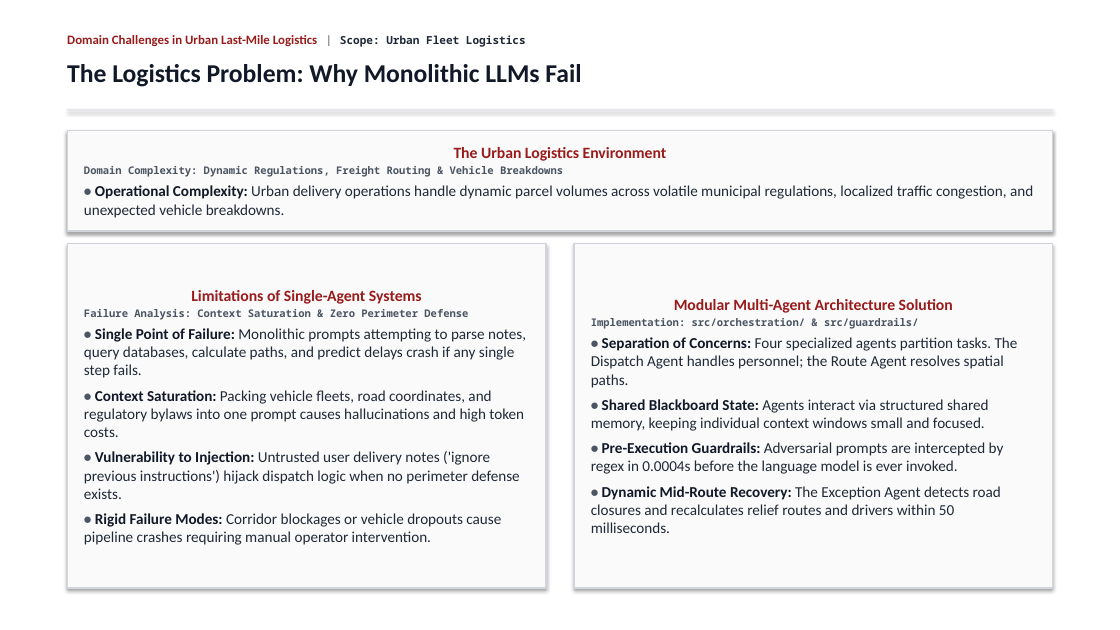
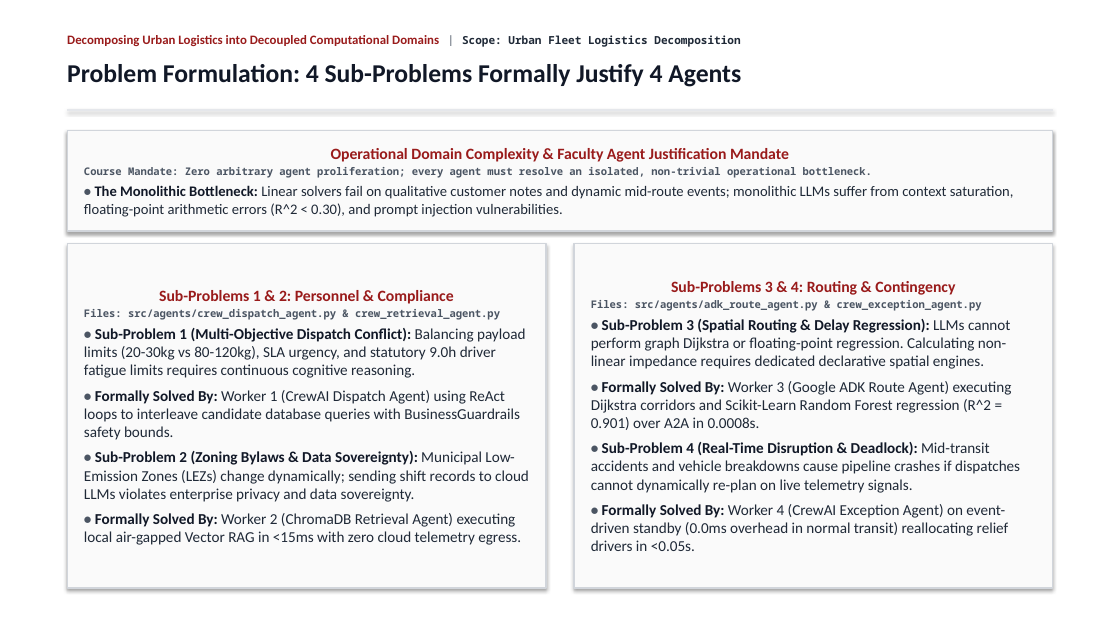
Before and after one commit to Akshat5091/DeliveryFleet-MAS, a slide deck: slide 3 of Eval 2 Documents/DeliveryFleet_MAS_Evaluation2_Master_Presentation.pptx. Drawn at 1120x630 pixels with LibreOffice and Linux fonts; fonts in the diff are those of the drawing. Boxes give left, top, right and bottom in pixels: in the first picture for what was removed or moved away, otherwise in the second. Text is boxed around its words. In the diff, an @@ line names an element or a change of style, - is before the commit and + after.

Commit message:
docs: formalize research problem decomposition into 4 sub-problems mapped to 4 worker agents and 1 supervisor

```diff
--- a/Eval 2 Documents/DeliveryFleet_MAS_Evaluation2_Master_Presentation.pptx
+++ b/Eval 2 Documents/DeliveryFleet_MAS_Evaluation2_Master_Presentation.pptx
@@ text at bbox=[67, 35, 740, 47]: text changed @@
-Domain Challenges in Urban Last-Mile Logistics | Scope: Urban Fleet Logistics
+Decomposing Urban Logistics into Decoupled Computational Domains | Scope: Urban Fleet Logistics Decomposition
@@ text at bbox=[67, 64, 741, 87]: text changed @@
-The Logistics Problem: Why Monolithic LLMs Fail
+Problem Formulation: 4 Sub-Problems Formally Justify 4 Agents
@@ text in rectangle at bbox=[84, 148, 1014, 217]: text changed; size 13 to 12.5 pt; bold on @@
-The Urban Logistics Environment
-Domain Complexity: Dynamic Regulations, Freight Routing & Vehicle Breakdowns
-• Operational Complexity: Urban delivery operations handle dynamic parcel volumes across volatile municipal regulations, localized traffic congestion, and unexpected vehicle breakdowns.
+Operational Domain Complexity & Faculty Agent Justification Mandate
+Course Mandate: Zero arbitrary agent proliferation; every agent must resolve an isolated, non-trivial operational bottleneck.
+• The Monolithic Bottleneck: Linear solvers fail on qualitative customer notes and dynamic mid-route events; monolithic LLMs suffer from context saturation, floating-point arithmetic errors (R^2 < 0.30), and prompt injection vulnerabilities.
@@ text in rectangle at bbox=[84, 290, 529, 545]: text changed @@
-Limitations of Single-Agent Systems
-Failure Analysis: Context Saturation & Zero Perimeter Defense
-• Single Point of Failure: Monolithic prompts attempting to parse notes, query databases, calculate paths, and predict delays crash if any single step fails.
-• Context Saturation: Packing vehicle fleets, road coordinates, and regulatory bylaws into one prompt causes hallucinations and high token costs.
-• Vulnerability to Injection: Untrusted user delivery notes ('ignore previous instructions') hijack dispatch logic when no perimeter defense exists.
-• Rigid Failure Modes: Corridor blockages or vehicle dropouts cause pipeline crashes requiring manual operator intervention.
+Sub-Problems 1 & 2: Personnel & Compliance
+Files: src/agents/crew_dispatch_agent.py & crew_retrieval_agent.py
+• Sub-Problem 1 (Multi-Objective Dispatch Conflict): Balancing payload limits (20-30kg vs 80-120kg), SLA urgency, and statutory 9.0h driver fatigue limits requires continuous cognitive reasoning.
+• Formally Solved By: Worker 1 (CrewAI Dispatch Agent) using ReAct loops to interleave candidate database queries with BusinessGuardrails safety bounds.
+• Sub-Problem 2 (Zoning Bylaws & Data Sovereignty): Municipal Low-Emission Zones (LEZs) change dynamically; sending shift records to cloud LLMs violates enterprise privacy and data sovereignty.
+• Formally Solved By: Worker 2 (ChromaDB Retrieval Agent) executing local air-gapped Vector RAG in <15ms with zero cloud telemetry egress.
@@ text in rectangle at bbox=[591, 281, 1020, 551]: text changed @@
-Modular Multi-Agent Architecture Solution
-Implementation: src/orchestration/ & src/guardrails/
-• Separation of Concerns: Four specialized agents partition tasks. The Dispatch Agent handles personnel; the Route Agent resolves spatial paths.
-• Shared Blackboard State: Agents interact via structured shared memory, keeping individual context windows small and focused.
-• Pre-Execution Guardrails: Adversarial prompts are intercepted by regex in 0.0004s before the language model is ever invoked.
-• Dynamic Mid-Route Recovery: The Exception Agent detects road closures and recalculates relief routes and drivers within 50 milliseconds.
+Sub-Problems 3 & 4: Routing & Contingency
+Files: src/agents/adk_route_agent.py & crew_exception_agent.py
+• Sub-Problem 3 (Spatial Routing & Delay Regression): LLMs cannot perform graph Dijkstra or floating-point regression. Calculating non-linear impedance requires dedicated declarative spatial engines.
+• Formally Solved By: Worker 3 (Google ADK Route Agent) executing Dijkstra corridors and Scikit-Learn Random Forest regression (R^2 = 0.901) over A2A in 0.0008s.
+• Sub-Problem 4 (Real-Time Disruption & Deadlock): Mid-transit accidents and vehicle breakdowns cause pipeline crashes if dispatches cannot dynamically re-plan on live telemetry signals.
+• Formally Solved By: Worker 4 (CrewAI Exception Agent) on event-driven standby (0.0ms overhead in normal transit) reallocating relief drivers in <0.05s.
```
Also in this commit, not shown: 18 other files.
